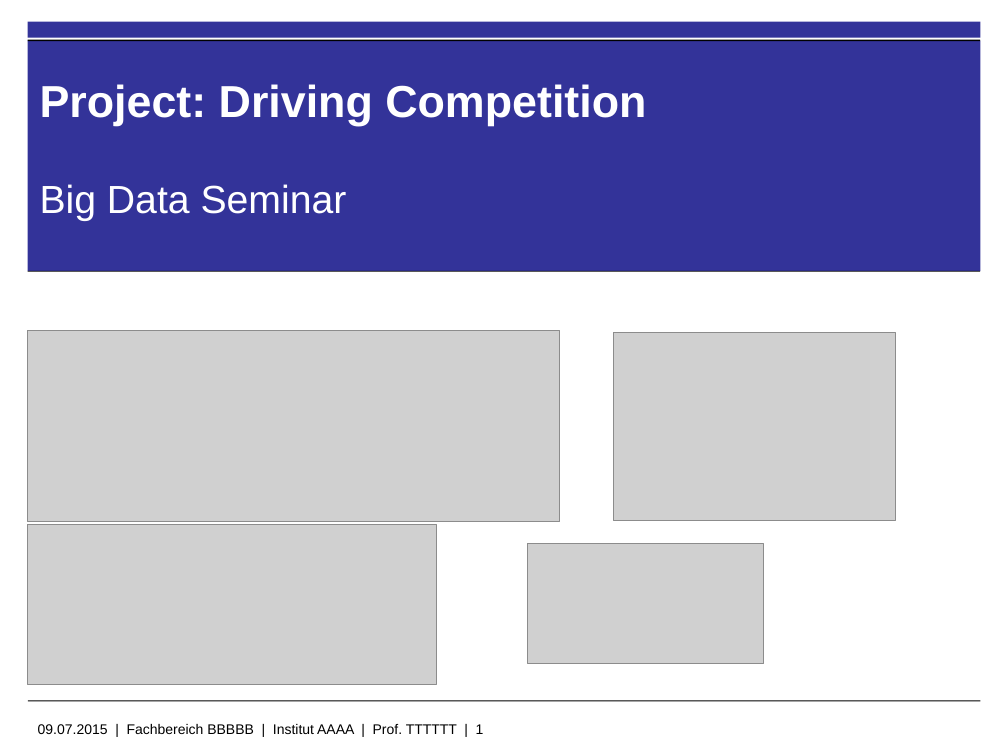
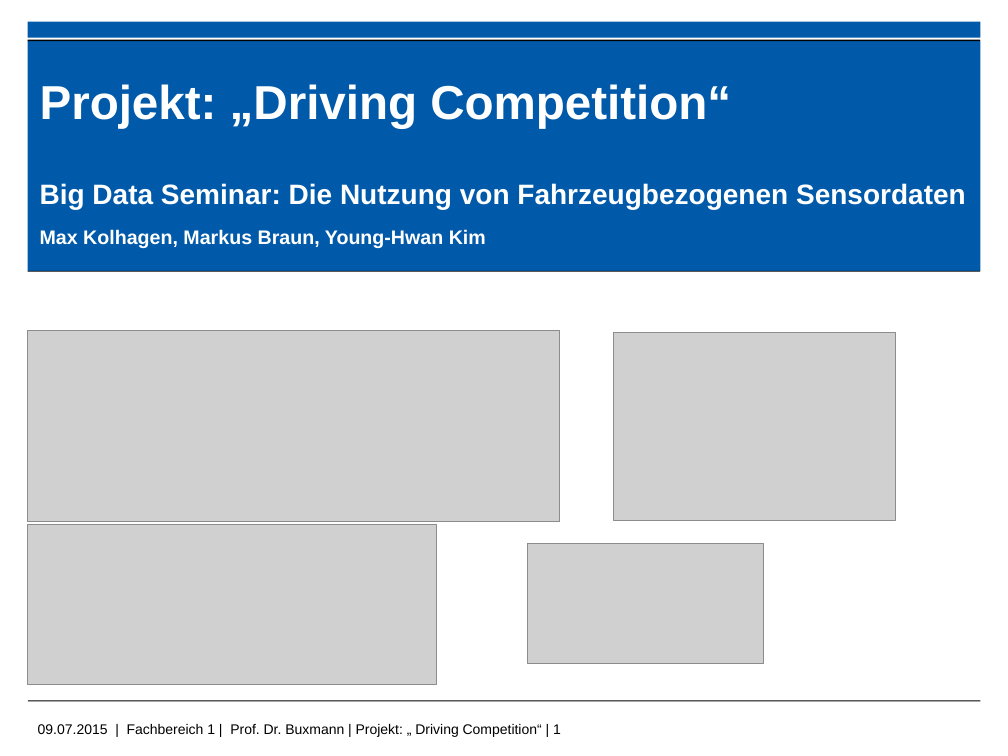
Before and after one commit to kolhagen/drivingcompetition, a slide deck: slide 1 of Big Data - Driving Compitiion.pptx. Drawn at 1008x756 pixels with LibreOffice and Linux fonts; fonts in the diff are those of the drawing; grey boxes stand for pictures; background and template pictures are left out. Boxes give left, top, right and bottom in pixels: in the first picture for what was removed or moved away, otherwise in the second. Text is boxed around its words. In the diff, an @@ line names an element or a change of style, - is before the commit and + after.

```diff
--- a/Big Data - Driving Compitiion.pptx
+++ b/Big Data - Driving Compitiion.pptx
@@ rectangle at [27, 22, 980, 38]: fill #333399 to #005AA9 @@
@@ rectangle at [27, 40, 980, 270]: fill #333399 to #005AA9 @@
@@ title at [40, 84, 731, 128]: text changed; size 32 to 34 pt @@
-Project: Driving Competition
+Projekt: „Driving Competition“
@@ subtitle at [40, 183, 966, 248]: text changed; size 28 to 20 pt; bold on @@
-Big Data Seminar
+Big Data Seminar: Die Nutzung von Fahrzeugbezogenen Sensordaten
+Max Kolhagen, Markus Braun, Young-Hwan Kim
@@ text at [38, 724, 561, 737]: text changed @@
-09.07.2015 | Fachbereich BBBBB | Institut AAAA | Prof. TTTTTT | 1
+09.07.2015 | Fachbereich 1 | Prof. Dr. Buxmann | Projekt: „ Driving Competition“ | 1
```
Also in this commit, not shown: 11 other slides changed.
